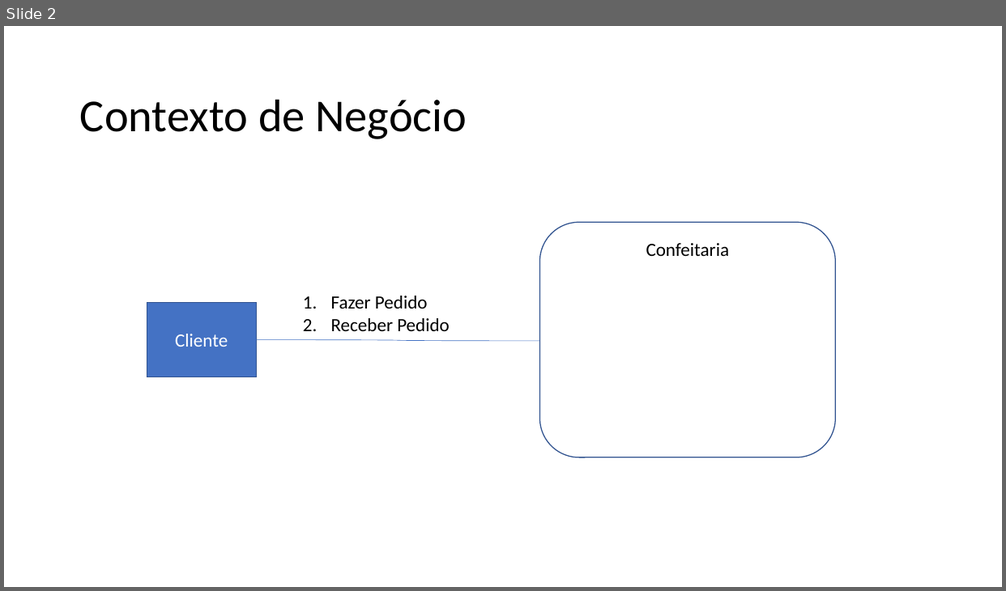
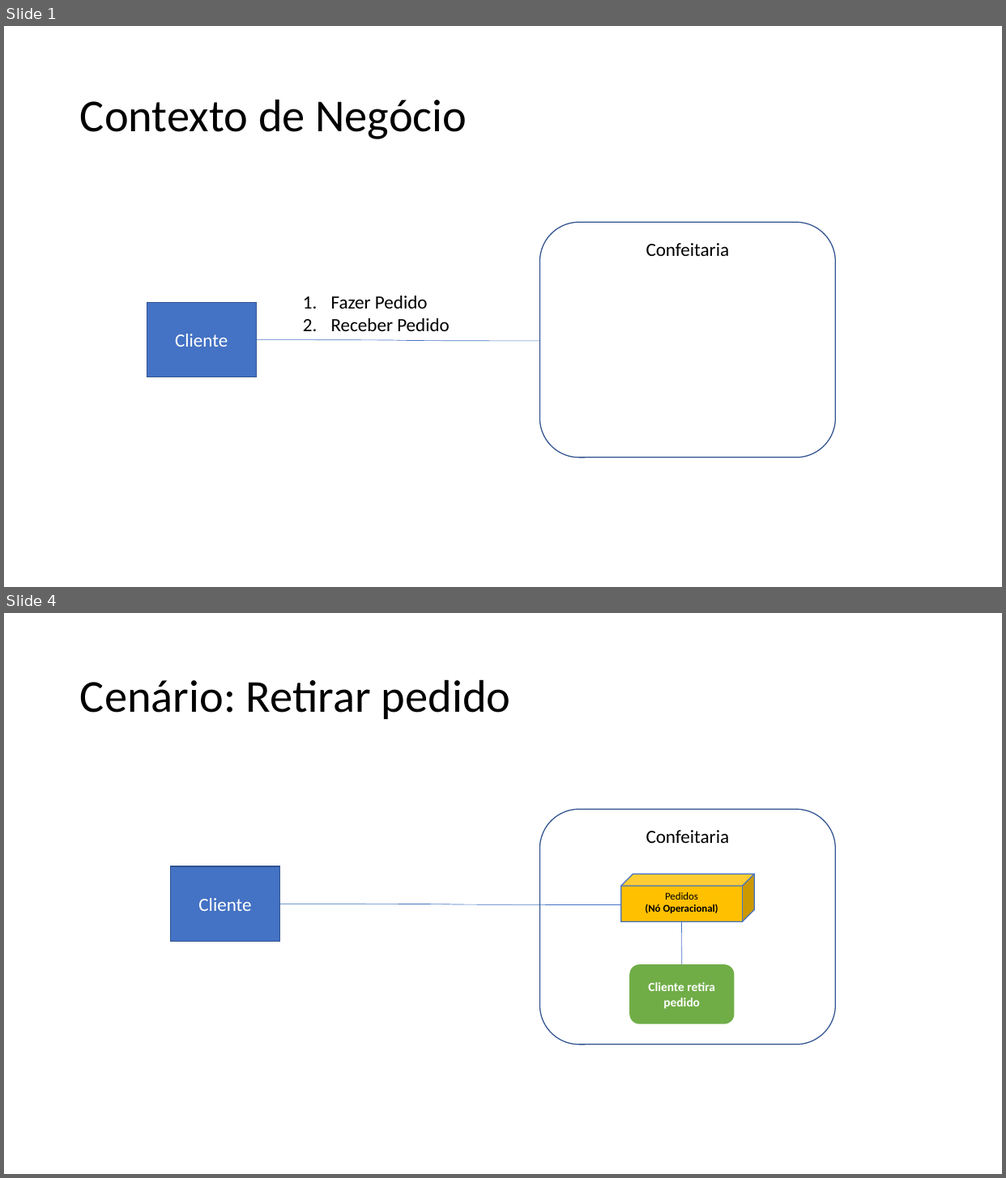
Before and after one commit to vitosoliveira/OPE, a slide deck: 15 - Arquitetura de Negócio para cada Cenário.pptx. Shown one above the other, each under a label of ours: slide 2 before the commit, slides 1 and 4 after it; the slides between them are not shown. The pictures are 1006x591 and 1006x1178 pixels, drawn with LibreOffice and Linux fonts; fonts in the diff are those of the drawing. Boxes give left, top, right and bottom in pixels: in the first picture for what was removed or moved away, otherwise in the second. Text is boxed around its words. In the diff, an @@ line names an element or a change of style, - is before the commit and + after.

```diff
--- a/15 - Arquitetura de Negócio para cada Cenário.pptx
+++ b/15 - Arquitetura de Negócio para cada Cenário.pptx
@@ slide 4 added at bbox=[4, 613, 1002, 1174], background #FFFFFF @@
@@ title added at bbox=[80, 679, 511, 719], 44 pt, text #000000 @@
+Cenário: Retirar pedido
@@ rounded rectangle added at bbox=[540, 809, 836, 1044], outline #325491 1 pt, 18 pt, text #000000 @@
+Confeitaria
@@ rectangle added at bbox=[171, 867, 280, 942], fill #4472C4, outline #325491 1 pt, 18 pt, text #FFFFFF @@
+Cliente
@@ cube added at bbox=[621, 875, 754, 922], fill #FFC000, outline #4472C4 1 pt, 10 pt, text #000000, bold @@
+Pedidos
+(Nó Operacional)
@@ curved line added from (280, 905) to (621, 905), #4472C4 0.5 pt @@
@@ line added from (681, 922) to (682, 965), #4472C4 0.5 pt @@
@@ rounded rectangle added at bbox=[630, 965, 735, 1024], fill #70AD47, 12 pt, text #FFFFFF, bold @@
+Cliente retira pedido
@@ what was slide 2 is now slide 1 @@
```
Also in this commit, not shown: 2 slides changed, 1 slide removed, 23 other files.
